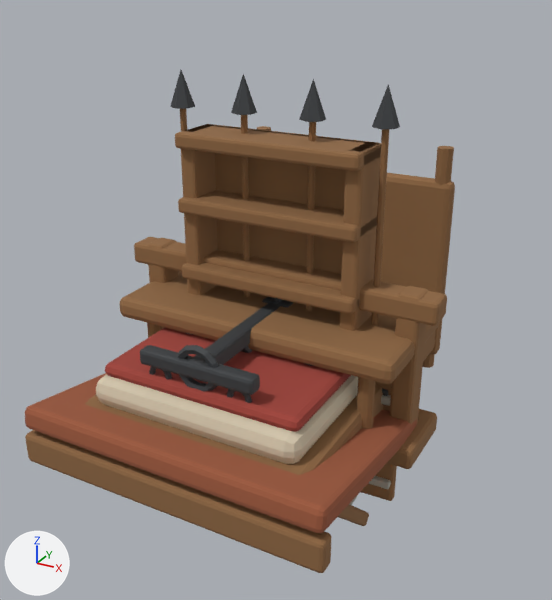
What one commit did to the glTF model godot/assets/architecture/architecture_detail_kit_v2.glb.
Rendered twice from a camera (50 mm lens) standing at (3.62, -6.62, 4.65) and looking at (0.06, -0.15, 1.42). Lighting does not change. The marker at lower left points along +X, +Y and +Z. The first picture is the older version.

The first picture shows 'CastleWeaponRack', 'FurnitureBed', 'FurnitureBookshelf', 'FurnitureTable', 'HouseDoorCanopy', 'HouseSignBracket', 'HouseWindowSurround' and 1 more.
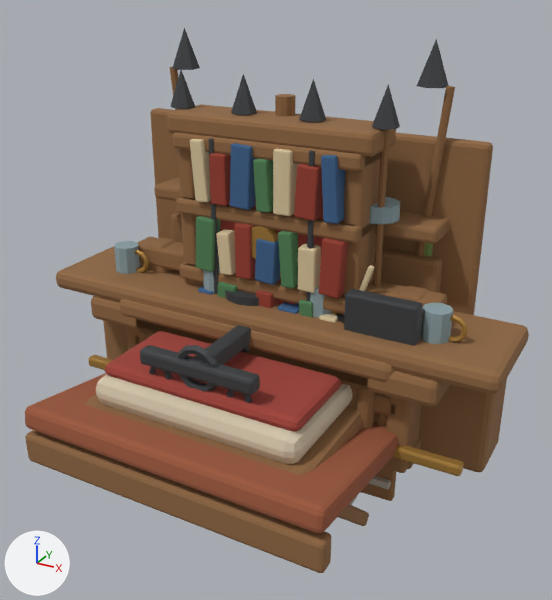
Diff of the bpy script that builds the scene:
```diff
--- a/godot/assets/architecture/architecture_detail_kit_v2.glb.py
+++ b/godot/assets/architecture/architecture_detail_kit_v2.glb.py
@@ ob_furniturereadingdesk @@
+ob_furniturereadingdesk = bpy.data.objects.new('FurnitureReadingDesk', me_cube_132)  # 580 vertices, 1116 faces; spans x -1.42..1.42, y -0.73..0.73, z 0.0..2.03; in mat_aged_oak (brown #906942), mat_written_parchment (beige #dac79e), mat_black_ink (black #24272b), mat_blackened_iron (dark grey #424548)
+ob_furniturereadingdesk.location = (0.0, 0.0, 0.0)
@@ ob_furnitureguardpost @@
+ob_furnitureguardpost = bpy.data.objects.new('FurnitureGuardPost', me_cube_127)  # 406 vertices, 764 faces; spans x -1.62..1.62, y -0.51..0.61, z 0.0..4.04; in mat_aged_oak (brown #906942), mat_dyed_wool (red #a04238), mat_old_brass (orange #b38942), mat_blackened_iron (dark grey #424548)
+ob_furnitureguardpost.location = (0.0, 0.0, 0.0)
@@ ob_furnituretavernset @@
+ob_furnituretavernset = bpy.data.objects.new('FurnitureTavernSet', me_cube_124)  # 784 vertices, 1532 faces; spans x -2.55..2.55, y -0.7..1.09, z 0.0..1.74; in mat_aged_oak (brown #906942), mat_old_brass (orange #b38942), mat_glazed_earthenware (greyish cyan #8ea4aa), mat_blackened_iron (dark grey #424548)
+ob_furnituretavernset.location = (0.0, 0.0, 0.0)
@@ ob_furnitureworkshopset @@
+ob_furnitureworkshopset = bpy.data.objects.new('FurnitureWorkshopSet', me_cube_107)  # 952 vertices, 1836 faces; spans x -2.03..2.03, y -0.73..0.73, z 0.0..3.13; in mat_aged_oak (brown #906942), mat_blackened_iron (dark grey #424548), mat_dressed_limestone (grey #adaa9e)
+ob_furnitureworkshopset.location = (0.0, 0.0, 0.0)
@@ ob_furniturekitchenset @@
+ob_furniturekitchenset = bpy.data.objects.new('FurnitureKitchenSet', me_cube_100)  # 604 vertices, 1152 faces; spans x -1.83..1.83, y -0.59..0.71, z 0.0..2.9; in mat_aged_oak (brown #906942), mat_dressed_limestone (grey #adaa9e), mat_glazed_earthenware (greyish cyan #8ea4aa), mat_blackened_iron (dark grey #424548), mat_old_brass (orange #b38942), mat_dried_kitchen_herbs (green #7c9350)
+ob_furniturekitchenset.location = (0.0, 0.0, 0.0)
@@ ob_furniturebookcasefull @@
+ob_furniturebookcasefull = bpy.data.objects.new('FurnitureBookcaseFull', me_cube_061)  # 2184 vertices, 4212 faces; spans x -1.12..1.12, y -0.4..0.31, z 0.0..3.29; in mat_aged_oak (brown #906942), mat_ox_blood_book_leather (red #973c2c), mat_indigo_book_cloth (blue #3c618b), mat_moss_book_cloth (green #508155), mat_written_parchment (beige #dac79e), mat_blackened_iron (dark grey #424548)
+ob_furniturebookcasefull.location = (0.0, 0.0, 0.0)
```

What differs and where, as boxes [x1, y1, x2, y2] in the pictures (552 x 600 px):
'FurnitureBookcaseFull', added
    after: [167, 104, 396, 323]
    faces in mat_aged_oak (brown #906942): [167, 104, 396, 315]
    faces in mat_ox_blood_book_leather (red #973c2c): [209, 153, 348, 308]
    faces in mat_written_parchment (beige #dac79e): [190, 139, 338, 323]
    faces in mat_indigo_book_cloth (blue #3c618b): [198, 143, 345, 314]
    faces in mat_moss_book_cloth (green #508155): [196, 159, 313, 317]
'FurnitureTavernSet', added
    after: [56, 241, 529, 476]
    faces in mat_aged_oak (brown #906942): [56, 246, 529, 472]
    faces in mat_glazed_earthenware (greyish cyan #8ea4aa): [114, 241, 453, 344]
    faces in mat_old_brass (orange #b38942): [89, 250, 468, 476]
'FurnitureWorkshopSet', added
    after: [91, 108, 493, 473]
    faces in mat_aged_oak (brown #906942): [91, 108, 493, 473]
    faces in mat_blackened_iron (dark grey #424548): [177, 150, 422, 346]
'FurnitureGuardPost', added (mostly hidden)
    after: [135, 28, 455, 423]
    faces in mat_aged_oak (brown #906942): [135, 67, 455, 423]
    faces in mat_blackened_iron (dark grey #424548): [173, 28, 449, 88]
    faces in mat_old_brass (orange #b38942): [251, 226, 278, 259]
    faces in mat_dyed_wool (red #a04238): [220, 198, 324, 304]
'FurnitureKitchenSet', added (mostly hidden)
    after: [154, 177, 450, 427]
    faces in mat_aged_oak (brown #906942): [154, 177, 450, 427]
    faces in mat_glazed_earthenware (greyish cyan #8ea4aa): [369, 197, 401, 224]
    faces in mat_blackened_iron (dark grey #424548): [225, 290, 259, 306]
'FurnitureReadingDesk', added (mostly hidden)
    after: [136, 265, 374, 407]
    faces in mat_aged_oak (brown #906942): [136, 319, 368, 407]
    faces in mat_written_parchment (beige #dac79e): [359, 265, 374, 291]
'FurnitureBookshelf', unchanged, covered by the edit
    before: [175, 124, 381, 331]
    after: [186, 133, 356, 298]
'CastleWeaponRack', unchanged, covered by the edit
    before: [134, 70, 447, 469]
    after: [137, 70, 447, 469]
'FurnitureTable', unchanged, covered by the edit
    before: [120, 271, 440, 429]
    after: [120, 299, 395, 429]
